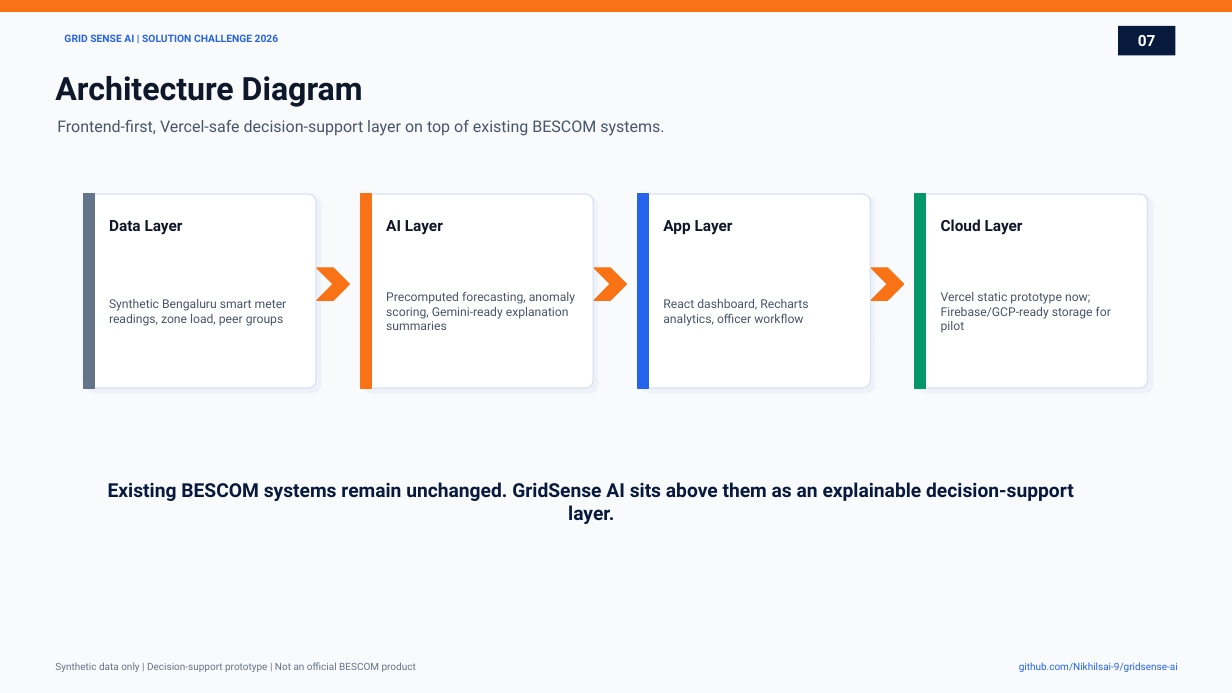
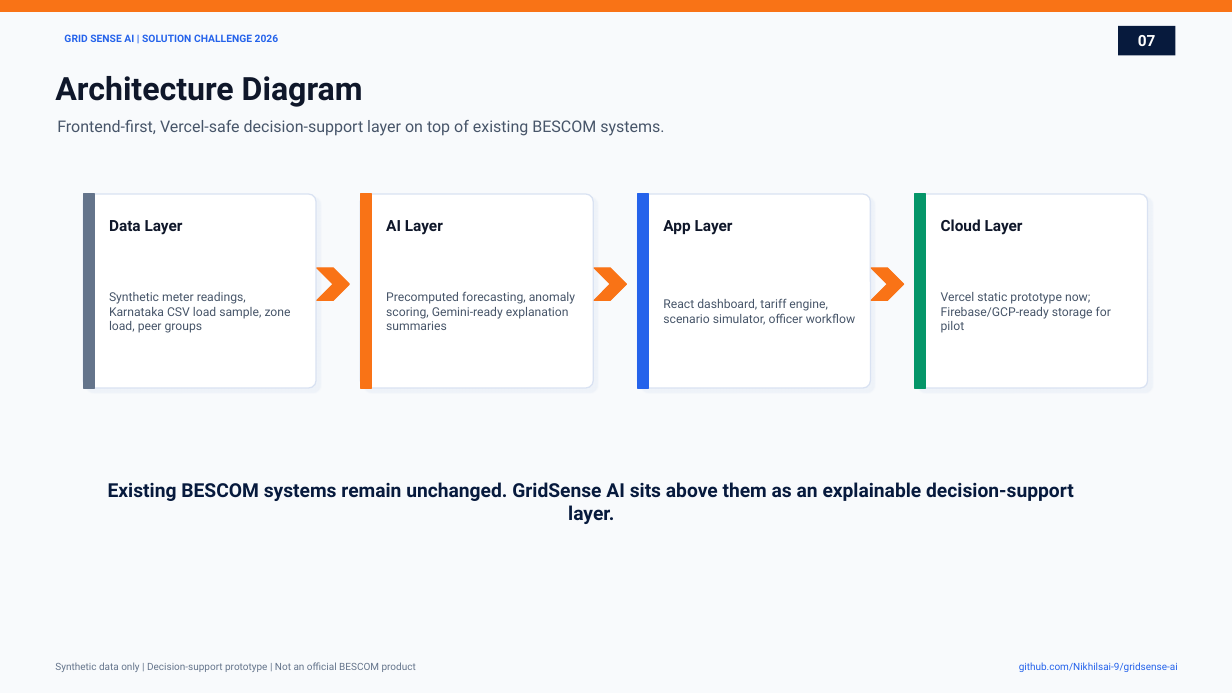
Before and after one commit to Nikhilsai-9/gridsense-ai, a slide deck: slide 7 of submission-deck/GridSense_AI_Prototype_Submission.pptx. Drawn at 1232x693 pixels with LibreOffice and Linux fonts; fonts in the diff are those of the drawing. Boxes give left, top, right and bottom in pixels: in the first picture for what was removed or moved away, otherwise in the second. Text is boxed around its words. In the diff, an @@ line names an element or a change of style, - is before the commit and + after.

Commit message:
Add Karnataka data, tariff engine, and scenario simulator

```diff
--- a/submission-deck/GridSense_AI_Prototype_Submission.pptx
+++ b/submission-deck/GridSense_AI_Prototype_Submission.pptx
@@ text at box(109, 292, 291, 333): text changed @@
-Synthetic Bengaluru smart meter readings, zone load, peer groups
+Synthetic meter readings, Karnataka CSV load sample, zone load, peer groups
@@ text at box(663, 298, 855, 325): text changed @@
-React dashboard, Recharts analytics, officer workflow
+React dashboard, tariff engine, scenario simulator, officer workflow
```
Also in this commit, not shown: 5 other slides changed, 19 other files.
